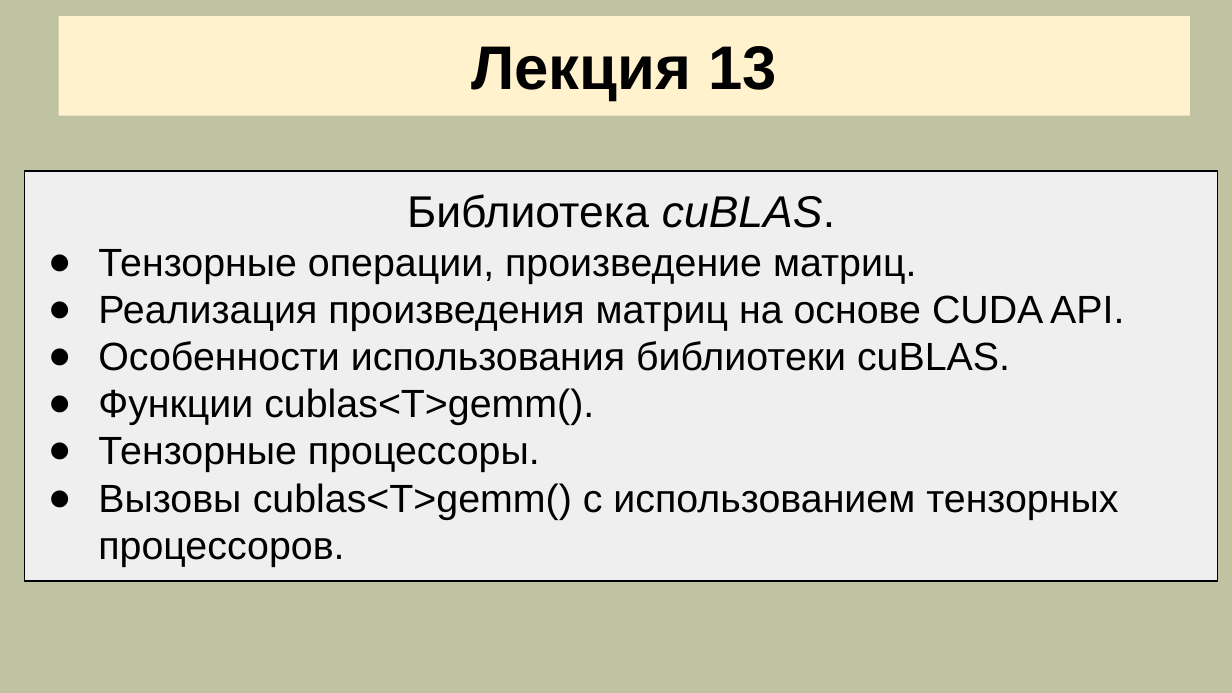
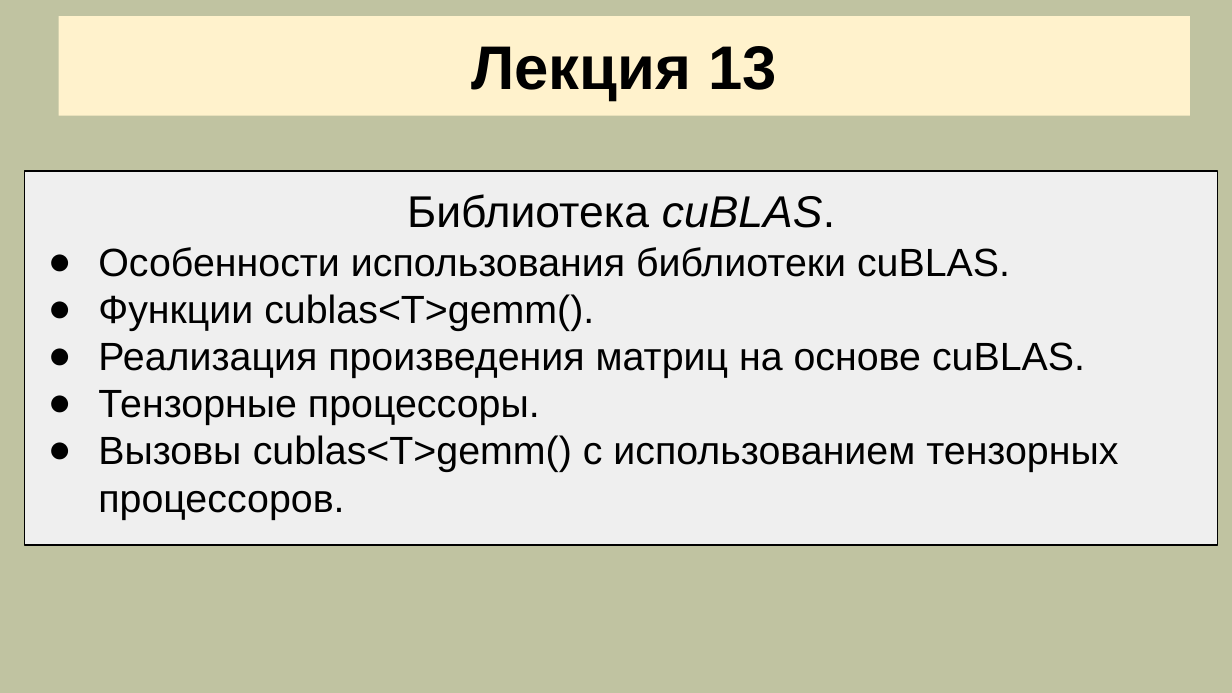
Before and after one commit to mlkv52/sibsutis_cuda_bachelors-2025, a slide deck: slide 1 of Лекции/pptx/Лекция13-ПГП-2025.pptx. Drawn at 1232x693 pixels with LibreOffice and Linux fonts; fonts in the diff are those of the drawing. Boxes give left, top, right and bottom in pixels: in the first picture for what was removed or moved away, otherwise in the second. Text is boxed around its words. In the diff, an @@ line names an element or a change of style, - is before the commit and + after.

```diff
--- a/Лекции/pptx/Лекция13-ПГП-2025.pptx
+++ b/Лекции/pptx/Лекция13-ПГП-2025.pptx
@@ rectangle "Библиотека cuBLAS.": place and size @@
-rectangle "Библиотека cuBLAS." at (25, 171, 1218, 582)
+rectangle "Библиотека cuBLAS." at (25, 171, 1218, 546)
@@ text in rectangle at (98, 249, 1124, 331): paragraphs removed @@
-● Тензорные операции, произведение матриц.
-● Реализация произведения матриц на основе CUDA API.
@@ text in rectangle at (98, 342, 1085, 378): paragraph added @@
+● Реализация произведения матриц на основе cuBLAS.
```
Also in this commit, not shown: 11 slides removed, 1 other file.
